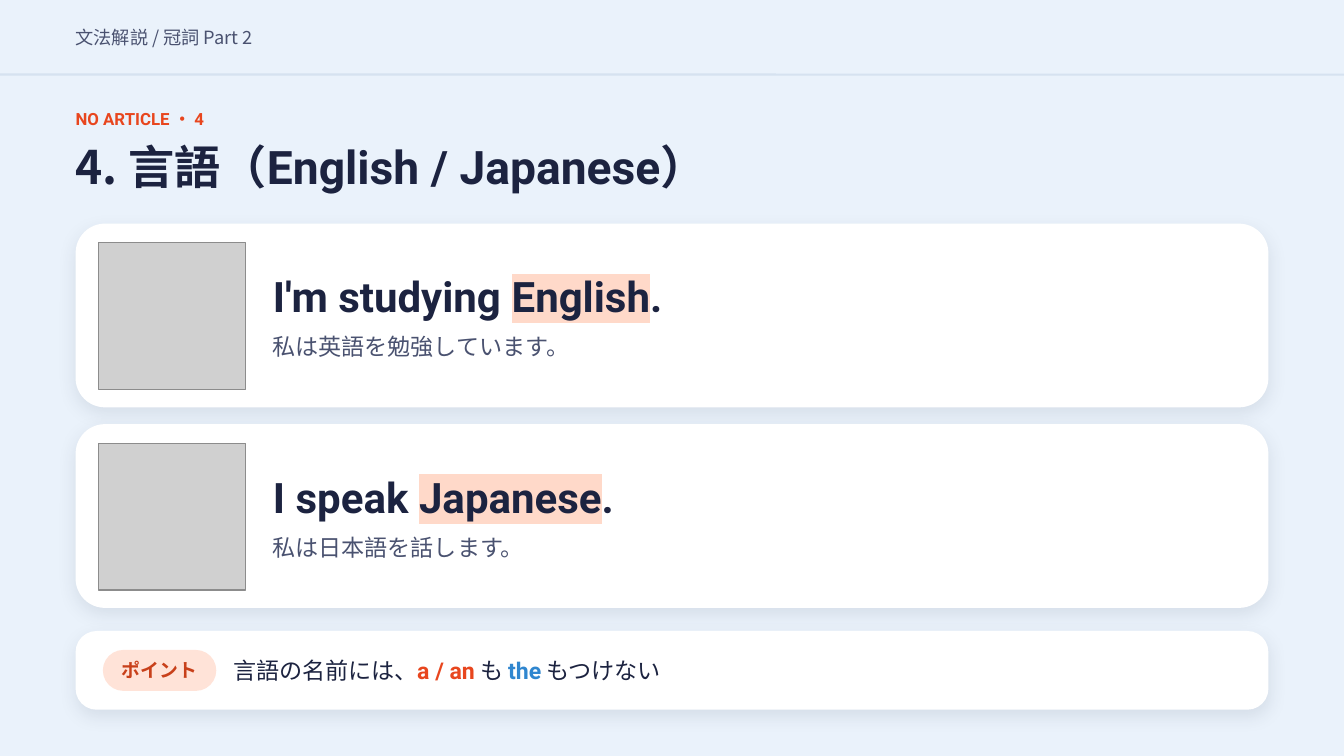
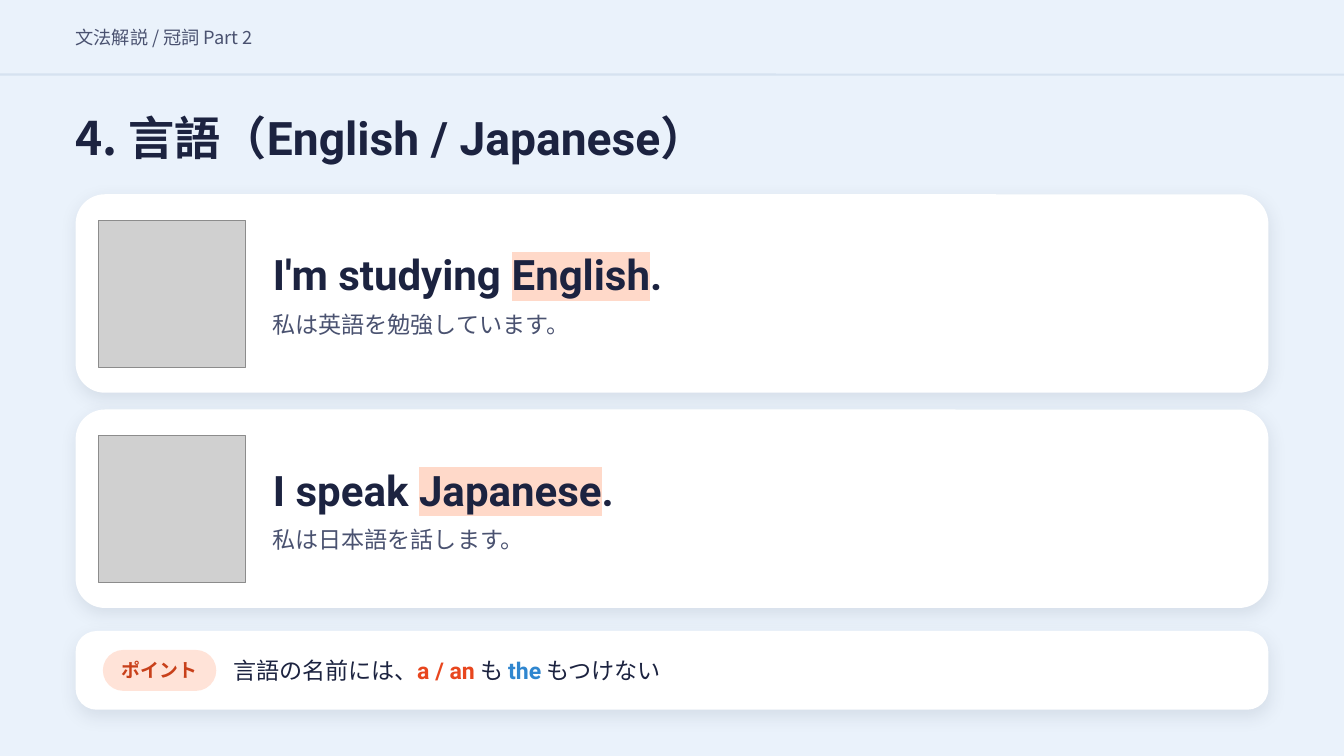
Before and after one commit to hinakajisaki-dev/hina-english, a slide deck: slide 26 of matome/articles-2/articles-2-slides.pptx. Drawn at 1344x756 pixels with LibreOffice and Linux fonts; fonts in the diff are those of the drawing; grey boxes stand for pictures. Boxes give left, top, right and bottom in pixels: in the first picture for what was removed or moved away, otherwise in the second. Text is boxed around its words. In the diff, an @@ line names an element or a change of style, - is before the commit and + after.

```diff
--- a/matome/articles-2/articles-2-slides.pptx
+++ b/matome/articles-2/articles-2-slides.pptx
@@ text "4. 言語（English / Japanese）": place and size @@
-text "4. 言語（English / Japanese）" at box(76, 144, 707, 194)
+text "4. 言語（English / Japanese）" at box(76, 115, 707, 165)
@@ text removed at box(76, 113, 204, 125) @@
-NO ARTICLE ・ 4
@@ rounded rectangle at box(76, 195, 1268, 393): proportions changed @@
@@ rounded rectangle: place and size @@
-rounded rectangle at box(76, 224, 1268, 407)
+rounded rectangle at box(76, 195, 1268, 393)
@@ 2 texts, 1 picture: place and size @@
-2 texts, 1 picture at box(99, 243, 663, 390)
+2 texts, 1 picture at box(99, 221, 663, 368)
@@ rounded rectangle: place and size @@
-rounded rectangle at box(76, 424, 1268, 608)
+rounded rectangle at box(76, 409, 1268, 608)
@@ rounded rectangle at box(76, 409, 1268, 608): proportions changed @@
@@ picture: place and size @@
-picture at box(99, 444, 246, 591)
+picture at box(99, 436, 246, 583)
@@ text "I speak Japanese.": place and size @@
-text "I speak Japanese." at box(273, 474, 614, 523)
+text "I speak Japanese." at box(273, 467, 614, 516)
@@ text "私は日本語を話します。": place and size @@
-text "私は日本語を話します。" at box(273, 536, 524, 558)
+text "私は日本語を話します。" at box(273, 528, 524, 550)
```
Also in this commit, not shown: 22 other slides changed, 7 other files.
